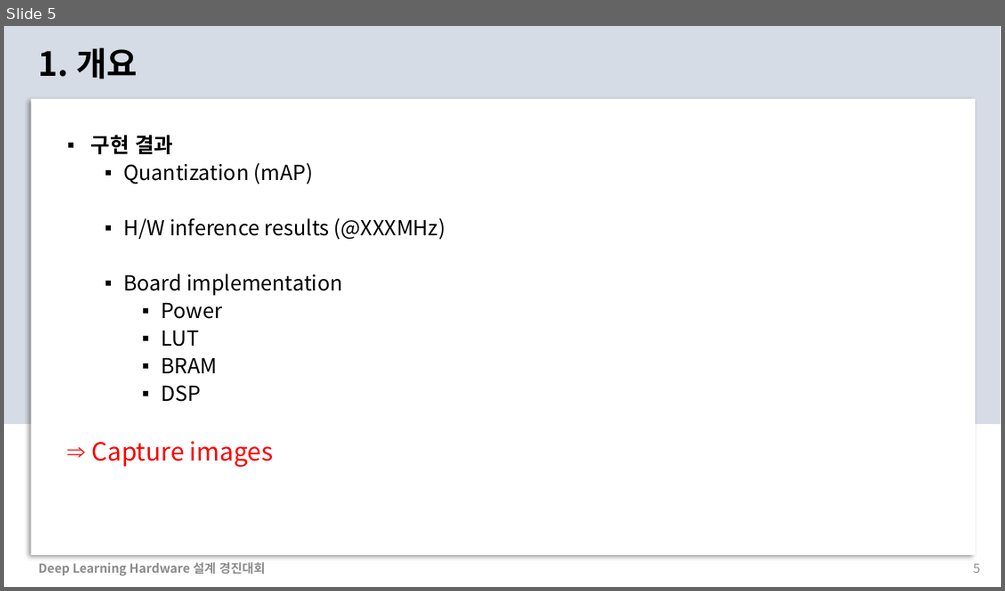
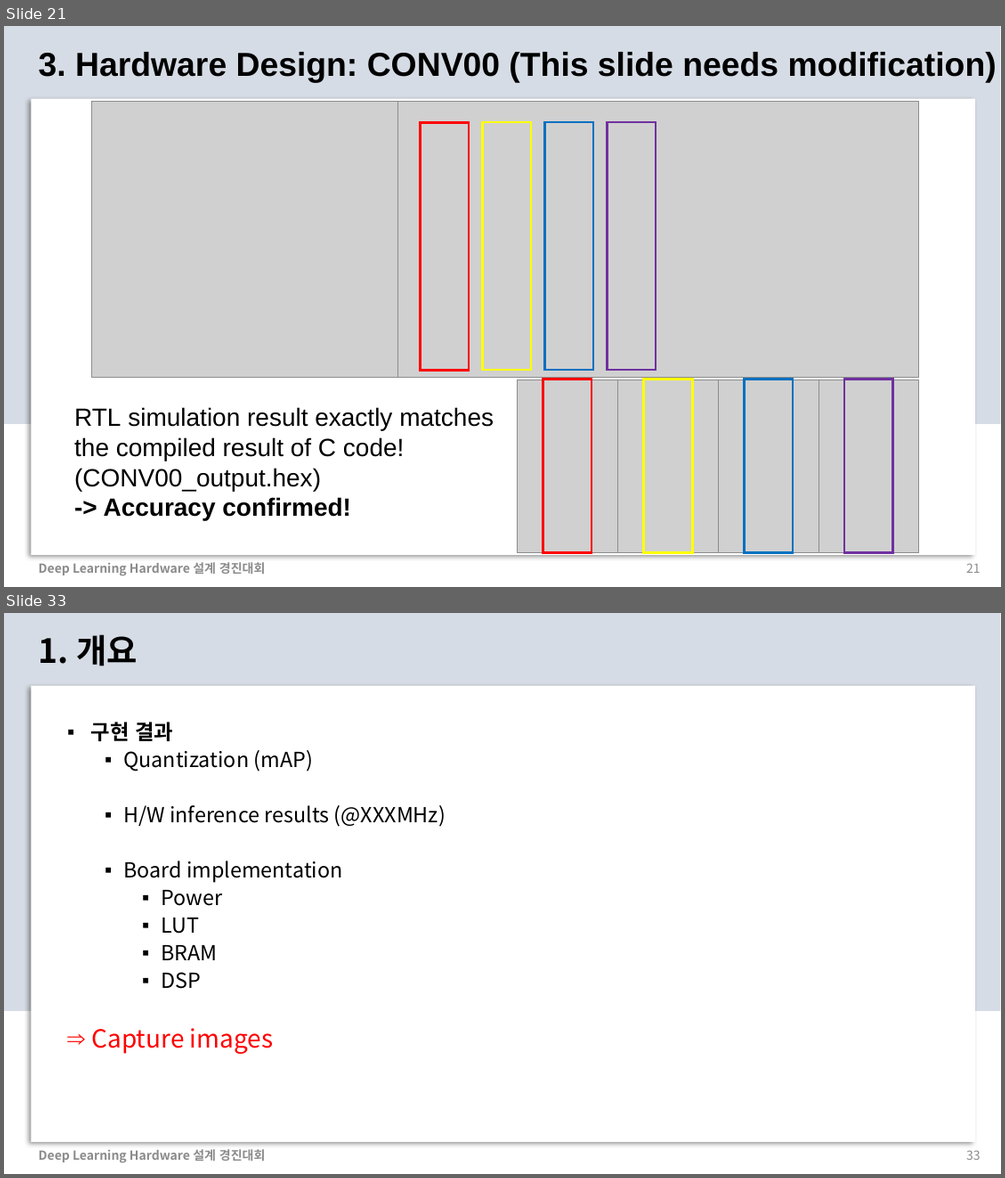
Before and after one commit to chaangwoo/AIX2024_ChipChamps, a slide deck: 2_Presentation/AIX2024_ChipChamps.pptx. Shown one above the other, each under a label of ours: slide 5 before the commit, slides 21 and 33 after it; the slides between them are not shown. The pictures are 1005x591 and 1005x1178 pixels, drawn with LibreOffice and Linux fonts; fonts in the diff are those of the drawing; grey boxes stand for pictures. Boxes give left, top, right and bottom in pixels: in the first picture for what was removed or moved away, otherwise in the second. Text is boxed around its words. In the diff, an @@ line names an element or a change of style, - is before the commit and + after.

```diff
--- a/2_Presentation/AIX2024_ChipChamps.pptx
+++ b/2_Presentation/AIX2024_ChipChamps.pptx
@@ slide 21 added at [4,26,1001,587], background #FFFFFF; not listed: 2 template elements that a slide beside it also shows @@
@@ text added at [39,52,996,83], 32 pt, text #000000, bold @@
+3. Hardware Design: CONV00 (This slide needs modification)
@@ group added at [91,102,919,378]: 4 rectangles, 2 pictures @@
@@ group added at [518,379,919,553]: 4 pictures, 4 rectangles @@
@@ text added at [74,407,494,520], 24 pt, text #000000 @@
+RTL simulation result exactly matches
+the compiled result of C code!
+(CONV00_output.hex)
+-> Accuracy confirmed!
@@ text added at [39,562,265,576], 12 pt, text #8C8C8C, bold @@
+Deep Learning Hardware 설계 경진대회
@@ page number added at [966,563,980,572], 12 pt, text #8C8C8C @@
+21
@@ what was slide 5 is now slide 33 @@
@@ page number at [966,1150,980,1159]: text changed @@
-5
+33
```
Also in this commit, not shown: 2 slides changed, 30 other slides added, 3 slides removed.
